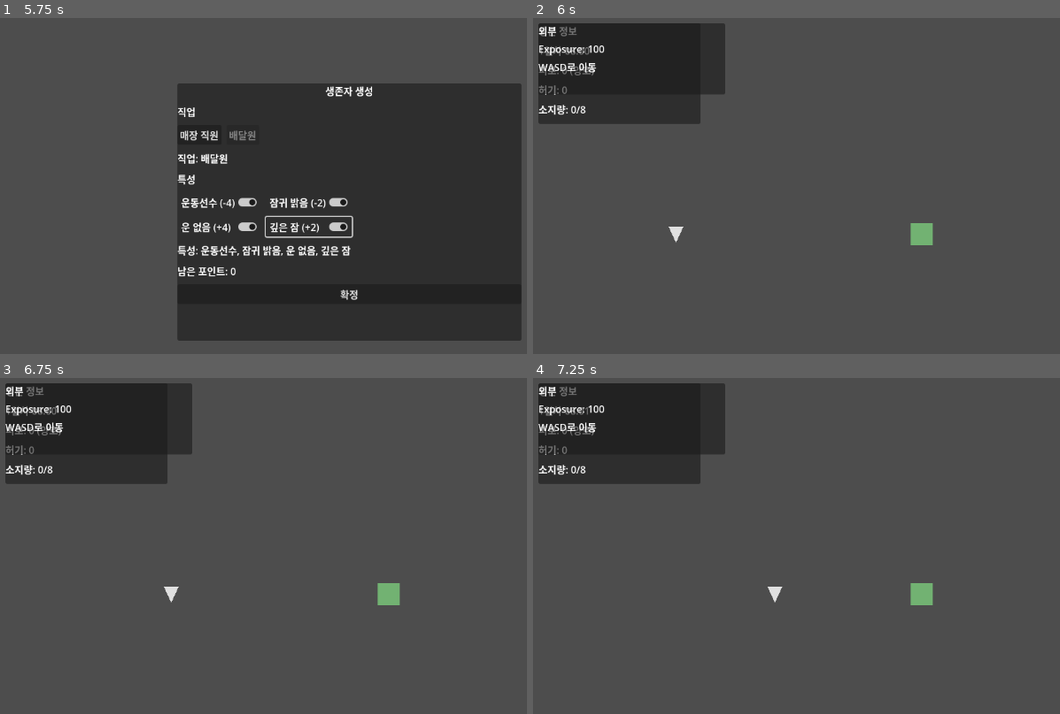
Above: before the commit, frames 1-4 (two rows, left to right).
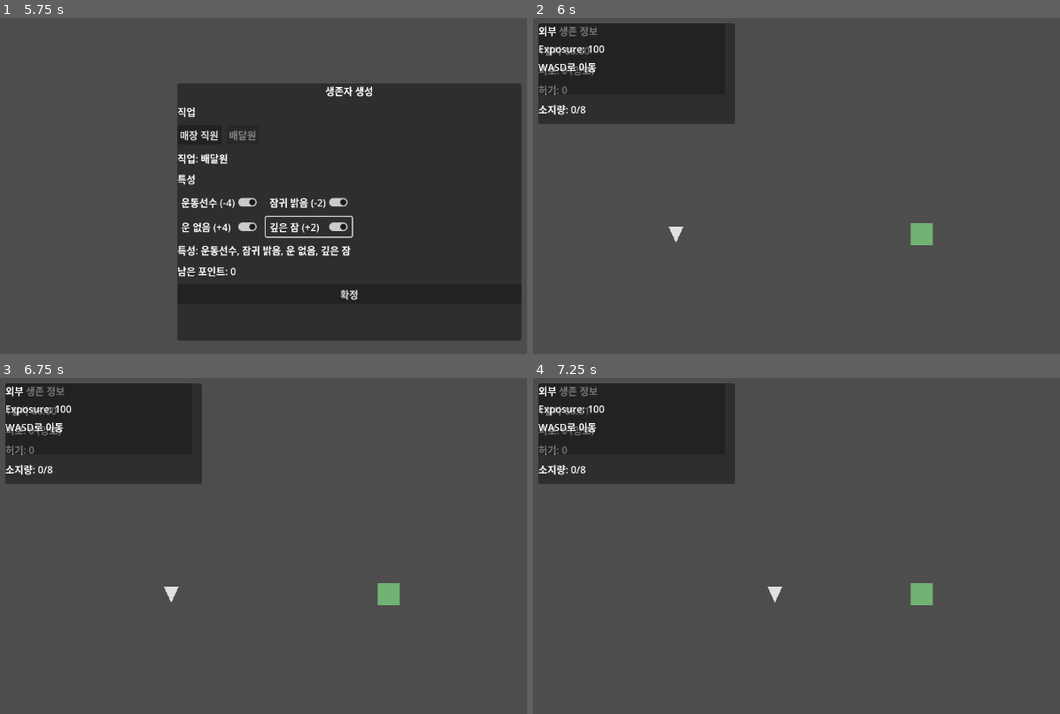
Above: after the commit, the same moments.

Repository: Pupre/apocalypse
Game: Godot game, scene res://scenes/bootstrap/main.tscn
Same seed, same stepped clock (60 frames per second), same inputs: the game is played once before the commit and once after it.
Inputs:
- Up to frame 1 (5.75 s): click "시작" at 0.5 s; click "매장 직원" at 1.25 s; click "배달원" at 2 s; click "운동선수 (-4)" at 2.75 s; click "잠귀 밝음 (-2)" at 3.5 s; click "운 없음 (+4)" at 4.25 s; click "깊은 잠 (+2)" at 5 s
- Up to frame 2 (6 s): click "확정" at 5.75 s
- Up to frame 3 (6.75 s): tap Enter at 6.5 s; hold D (move_right) from 6.53 s (still down); tap E (enter_building) at 6.6 s
- Up to frame 4 (7.25 s): keep holding D (move_right)

Frame 1 is identical in both runs. In frame 2, 1.1% of the frame differs, in the area x 1-39%, y 1-32%; in frame 3, 1.1%; in frame 4, 1.1%.

Commit message:
feat: add mode-aware run shell transitions

Diff:
--- a/game/scenes/run/hud.tscn
+++ b/game/scenes/run/hud.tscn
@@ -11,14 +11,15 @@
 [node name="Panel" type="PanelContainer" parent="."]
 offset_left = 16.0
 offset_top = 16.0
-offset_right = 280.0
+offset_right = 336.0
 offset_bottom = 180.0
+modulate = Color(1, 1, 1, 1)
 
 [node name="VBox" type="VBoxContainer" parent="Panel"]
 theme_override_constants/separation = 8
 
 [node name="TitleLabel" type="Label" parent="Panel/VBox"]
-text = "생존 정보"
+text = "외부 생존 정보"
 
 [node name="ClockLabel" type="Label" parent="Panel/VBox"]
 text = "시각: --"
--- a/game/scenes/run/run_shell.tscn
+++ b/game/scenes/run/run_shell.tscn
@@ -1,11 +1,14 @@
-[gd_scene load_steps=2 format=3]
+[gd_scene load_steps=3 format=3]
 
 [ext_resource type="Script" path="res://scripts/run/run_controller.gd" id="1"]
 [ext_resource type="PackedScene" path="res://scenes/run/hud.tscn" id="2"]
+[ext_resource type="PackedScene" path="res://scenes/run/mode_transition_layer.tscn" id="3"]
 
 [node name="RunShell" type="Node"]
 script = ExtResource("1")
 
 [node name="HUD" parent="." instance=ExtResource("2")]
 
+[node name="TransitionLayer" parent="." instance=ExtResource("3")]
+
 [node name="ModeHost" type="Node" parent="."]
--- a/game/scripts/run/hud_presenter.gd
+++ b/game/scripts/run/hud_presenter.gd
@@ -1,6 +1,11 @@
 extends Control
 
+const OUTDOOR_TITLE := "외부 생존 정보"
+const INDOOR_TITLE := "실내 생존 정보"
+
 var run_state = null
+var _panel: PanelContainer
+var _title_label: Label
 var _clock_label: Label
 var _fatigue_label: Label
 var _hunger_label: Label
@@ -10,6 +15,28 @@
 func set_run_state(state) -> void:
 	run_state = state
 	refresh()
+
+
+func set_mode_presentation(mode_name: String) -> void:
+	_cache_nodes()
+	if _panel == null or _title_label == null:
+		return
+
+	if mode_name == "indoor":
+		_panel.offset_left = 24.0
+		_panel.offset_top = 20.0
+		_panel.offset_right = 272.0
+		_panel.offset_bottom = 156.0
+		_panel.modulate = Color(1, 1, 1, 0.9)
+		_title_label.text = INDOOR_TITLE
+		return
+
+	_panel.offset_left = 16.0
+	_panel.offset_top = 16.0
+	_panel.offset_right = 336.0
+	_panel.offset_bottom = 180.0
+	_panel.modulate = Color(1, 1, 1, 1.0)
+	_title_label.text = OUTDOOR_TITLE
 
 
 func refresh() -> void:
@@ -32,6 +59,8 @@
 
 
 func _cache_nodes() -> void:
+	_panel = get_node_or_null("Panel") as PanelContainer
+	_title_label = get_node_or_null("Panel/VBox/TitleLabel") as Label
 	_clock_label = get_node_or_null("Panel/VBox/ClockLabel") as Label
 	_fatigue_label = get_node_or_null("Panel/VBox/FatigueLabel") as Label
 	_hunger_label = get_node_or_null("Panel/VBox/HungerLabel") as Label
--- a/game/scripts/run/run_controller.gd
+++ b/game/scripts/run/run_controller.gd
@@ -6,8 +6,11 @@
 
 var run_state = null
 var _hud_presenter: Node = null
+var _transition_layer: Node = null
 var _mode_host: Node = null
 var _current_mode_name := ""
+var _current_building_id := "mart_01"
+var _transition_in_progress := false
 
 
 func start_run(survivor_config: Dictionary, building_id: String = "mart_01") -> void:
@@ -17,14 +20,17 @@
 		return
 
 	_hud_presenter = get_node_or_null("HUD")
+	_transition_layer = get_node_or_null("TransitionLayer")
 	_mode_host = get_node_or_null("ModeHost")
-	_current_mode_name = "outdoor"
+	_current_building_id = building_id
 
 	if _hud_presenter != null and _hud_presenter.has_method("set_run_state"):
 		_hud_presenter.set_run_state(run_state)
+	if _hud_presenter != null and _hud_presenter.has_method("set_mode_presentation"):
+		_hud_presenter.set_mode_presentation("outdoor")
 
+	_show_outdoor_mode(building_id)
 	_refresh_hud()
-	_show_outdoor_mode(building_id)
 
 
 func _show_indoor_mode(building_id: String) -> void:
@@ -43,6 +49,7 @@
 
 	if indoor_mode.has_method("configure"):
 		indoor_mode.configure(run_state, building_id)
+	_current_building_id = building_id
 	_current_mode_name = "indoor"
 
 
@@ -65,11 +72,35 @@
 
 	if outdoor_mode.has_method("bind_run_state"):
 		outdoor_mode.bind_run_state(run_state, building_id)
+	_current_building_id = building_id
 	_current_mode_name = "outdoor"
 
 
 func _on_building_entered(building_id: String) -> void:
-	_show_indoor_mode(building_id)
+	await _transition_to_mode("indoor", building_id)
+
+
+func _transition_to_mode(mode_name: String, building_id: String) -> void:
+	if _transition_in_progress:
+		return
+	_transition_in_progress = true
+
+	if _transition_layer != null and _transition_layer.has_method("fade_out"):
+		await _transition_layer.fade_out()
+
+	if mode_name == "indoor":
+		_show_indoor_mode(building_id)
+	else:
+		_show_outdoor_mode(building_id)
+
+	if _hud_presenter != null and _hud_presenter.has_method("set_mode_presentation"):
+		_hud_presenter.set_mode_presentation(mode_name)
+	_refresh_hud()
+
+	if _transition_layer != null and _transition_layer.has_method("fade_in"):
+		await _transition_layer.fade_in()
+
+	_transition_in_progress = false
 
 
 func _on_mode_state_changed() -> void:
--- /dev/null
+++ b/game/tests/unit/test_hud_presenter.gd
@@ -0,0 +1,45 @@
+extends "res://tests/support/test_case.gd"
+
+const HUD_SCENE_PATH := "res://scenes/run/hud.tscn"
+
+
+func _init() -> void:
+	call_deferred("_run_test")
+
+
+func _run_test() -> void:
+	var hud_scene := load(HUD_SCENE_PATH) as PackedScene
+	if not assert_true(hud_scene != null, "Missing HUD scene: %s" % HUD_SCENE_PATH):
+		return
+
+	var hud := hud_scene.instantiate()
+	if not assert_true(hud != null, "HUD should instantiate."):
+		return
+
+	root.add_child(hud)
+
+	if not assert_true(hud.has_method("set_mode_presentation"), "HUD should expose set_mode_presentation()."):
+		hud.free()
+		return
+
+	var panel := hud.get_node_or_null("Panel") as PanelContainer
+	var title_label := hud.get_node_or_null("Panel/VBox/TitleLabel") as Label
+	if not assert_true(panel != null, "HUD should expose Panel."):
+		hud.free()
+		return
+	if not assert_true(title_label != null, "HUD should expose TitleLabel."):
+		hud.free()
+		return
+
+	hud.set_mode_presentation("outdoor")
+	var outdoor_width := panel.offset_right - panel.offset_left
+	assert_eq(title_label.text, "외부 생존 정보", "Outdoor mode should use the outdoor HUD title.")
+
+	hud.set_mode_presentation("indoor")
+	var indoor_width := panel.offset_right - panel.offset_left
+	assert_eq(title_label.text, "실내 생존 정보", "Indoor mode should use the indoor HUD title.")
+	assert_true(indoor_width < outdoor_width, "Indoor HUD should be visually narrower than outdoor HUD.")
+	assert_true(panel.modulate.a < 1.0, "Indoor HUD should feel more subdued than outdoor HUD.")
+
+	hud.free()
+	pass_test("HUD_PRESENTATION_OK")
